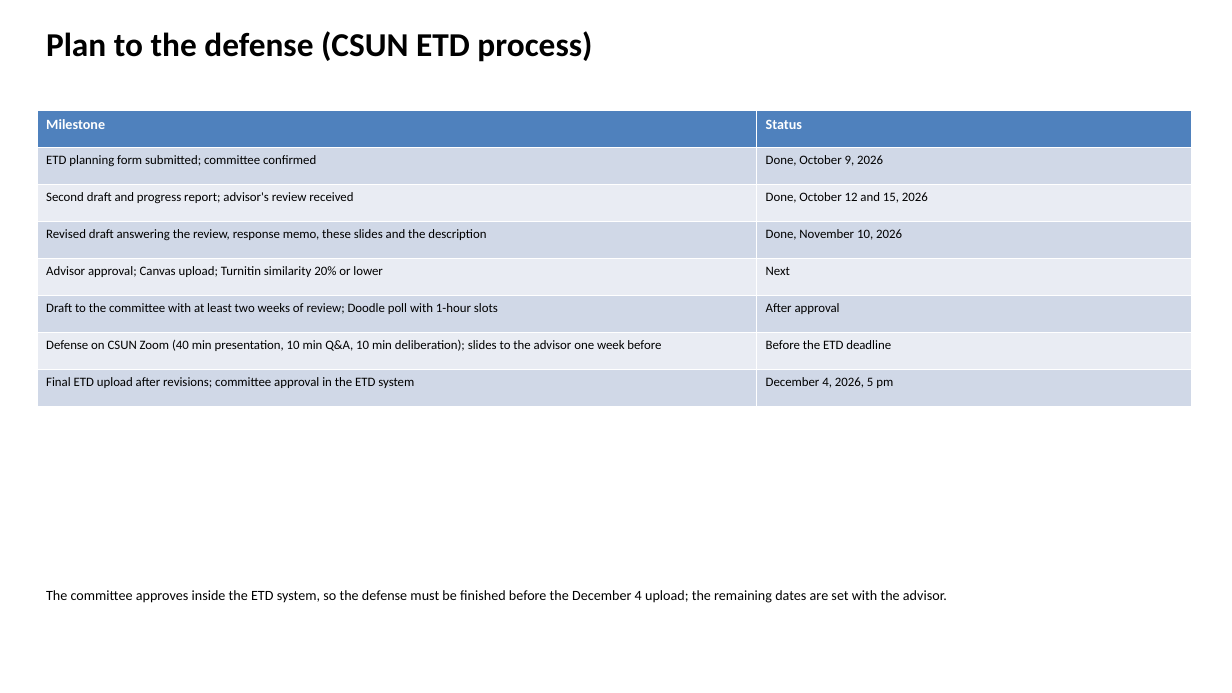
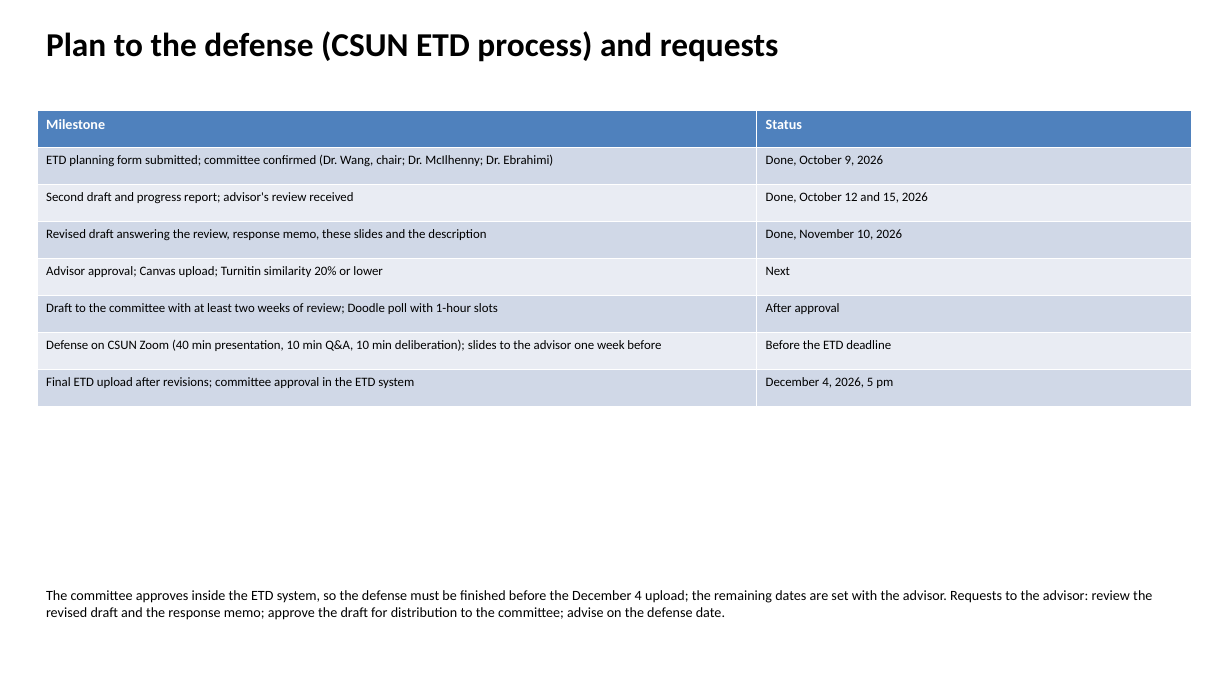
Before and after one commit to slay-a/medical-hallucination-eval, a slide deck: slide 14 of deliverables/Progress_Slides_Fall2026.pptx (slide 22 before the commit). Drawn at 1232x693 pixels with LibreOffice and Linux fonts; fonts in the diff are those of the drawing. Boxes give left, top, right and bottom in pixels: in the first picture for what was removed or moved away, otherwise in the second. Text is boxed around its words. In the diff, an @@ line names an element or a change of style, - is before the commit and + after.

```diff
--- a/deliverables/Progress_Slides_Fall2026.pptx
+++ b/deliverables/Progress_Slides_Fall2026.pptx
@@ text at (46,31,779,62): text changed @@
-Plan to the defense (CSUN ETD process)
+Plan to the defense (CSUN ETD process) and requests
@@ table at (37,111,1192,407) @@
-row 2, column 1: ETD planning form submitted; committee confirmed
+row 2, column 1: ETD planning form submitted; committee confirmed (Dr. Wang, chair; Dr. McIlhenny; Dr. Ebrahimi)
@@ text at (46,590,1152,620): text changed @@
-The committee approves inside the ETD system, so the defense must be finished before the December 4 upload; the remaining dates are set with the advisor.
+The committee approves inside the ETD system, so the defense must be finished before the December 4 upload; the remaining dates are set with the advisor. Requests to the advisor: review the revised draft and the response memo; approve the draft for distribution to the committee; advise on the defense date.
```
Also in this commit, not shown: 5 other slides changed, 9 slides removed, 3 other files.
